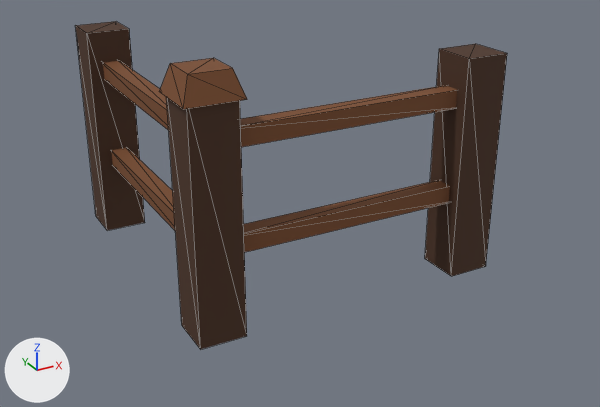
One commit to the glTF model assets/facilities/fence_wood_rail_corner.glb: the scene before it, then after it.
Rendered twice from a 50 mm camera at (-1.86, -3.63, 2.01) aimed at (0.04, -0.18, 0.28). Arrows for +X, +Y and +Z are at lower left; the lights stay in place. The picture after the commit comes second. Mesh edges are drawn as thin lines. Vertices at exactly the same position are counted once.

In view in the first picture: 'SM_facilities_fence_wood_rail_corner'.
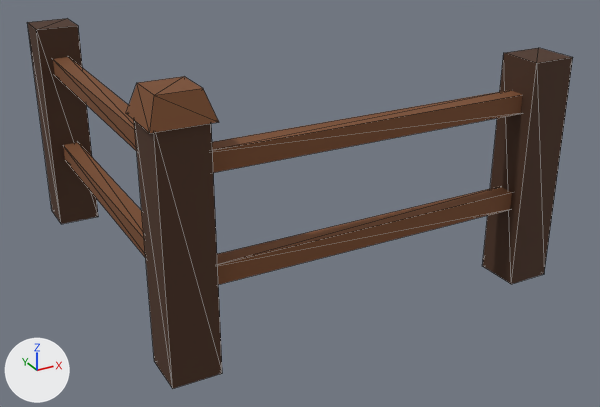
Where the change shows, as pixel boxes [x1, y1, x2, y2] in the pictures (600 x 407 px; the box of a moved part takes in the faces that stretch with it):
'SM_facilities_fence_wood_rail_corner', reshaped (26% wider, 12% taller)
    before: [75, 21, 507, 349]
    after: [27, 19, 573, 388]
part 1 of me_sm_facilities_fence_wood_rail_corner, moved or reshaped
    before: [167, 98, 247, 349]
    after: [134, 121, 222, 388]
part 2 of me_sm_facilities_fence_wood_rail_corner, moved or reshaped
    before: [159, 58, 247, 109]
    after: [126, 76, 219, 133]
part 3 of me_sm_facilities_fence_wood_rail_corner, moved or reshaped
    before: [425, 44, 507, 276]
    after: [482, 48, 573, 284]
part 4 of me_sm_facilities_fence_wood_rail_corner, moved or reshaped
    before: [75, 21, 145, 230]
    after: [27, 19, 98, 224]
part 5 of me_sm_facilities_fence_wood_rail_corner, moved or reshaped
    before: [244, 180, 450, 252]
    after: [217, 186, 512, 285]
part 6 of me_sm_facilities_fence_wood_rail_corner, moved or reshaped
    before: [111, 148, 175, 230]
    after: [63, 142, 145, 257]
part 7 of me_sm_facilities_fence_wood_rail_corner, moved or reshaped
    before: [240, 85, 457, 147]
    after: [212, 90, 523, 173]
part 8 of me_sm_facilities_fence_wood_rail_corner, moved or reshaped
    before: [103, 61, 169, 130]
    after: [53, 57, 137, 151]

The edits, one by one:
me_sm_facilities_fence_wood_rail_corner is used by ob_sm_facilities_fence_wood_rail_corner; location (0.0, 0.0, 0.0).
me_sm_facilities_fence_wood_rail_corner had 64 vertices, 96 faces and spanned x -0.8..0.8, y -0.8..0.8, z 0.0..1.2.
me_sm_facilities_fence_wood_rail_corner now has 64 vertices, 96 faces and spans x -1.0..1.0, y -1.0..1.0, z 0.0..1.2.
me_sm_facilities_fence_wood_rail_corner part 1: the loose piece of 8 vertices spanning x -0.77..-0.55, y -0.77..-0.55, z 0.0..1.1 is moved by (-0.21, -0.21, 0.0).
me_sm_facilities_fence_wood_rail_corner part 2: the loose piece of 8 vertices spanning x -0.8..-0.53, y -0.8..-0.53, z 1.08..1.2 is moved by (-0.21, -0.21, 0.0).
me_sm_facilities_fence_wood_rail_corner part 3: the loose piece of 8 vertices spanning x 0.58..0.8, y -0.77..-0.55, z 0.0..1.1 is moved by (0.21, -0.21, 0.0).
me_sm_facilities_fence_wood_rail_corner part 4: the loose piece of 8 vertices spanning x -0.77..-0.55, y 0.58..0.8, z 0.0..1.1 is moved by (-0.21, 0.21, 0.0).
me_sm_facilities_fence_wood_rail_corner part 5: the loose piece of 8 vertices spanning x -0.65..0.67, y -0.71..-0.62, z 0.38..0.46 is scaled about its middle by (1.31, 0.979, 1), then moved by (0.0, -0.21, 0.0).
me_sm_facilities_fence_wood_rail_corner part 6: the loose piece of 8 vertices spanning x -0.71..-0.62, y -0.65..0.67, z 0.38..0.46 is scaled about its middle by (0.979, 1.31, 1), then moved by (-0.21, 0.0, 0.0).
me_sm_facilities_fence_wood_rail_corner part 7: the loose piece of 8 vertices spanning x -0.65..0.67, y -0.71..-0.62, z 0.85..0.94 is scaled about its middle by (1.31, 0.979, 1), then moved by (0.0, -0.21, 0.0).
me_sm_facilities_fence_wood_rail_corner part 8: the loose piece of 8 vertices spanning x -0.71..-0.62, y -0.65..0.67, z 0.85..0.94 is scaled about its middle by (0.979, 1.31, 1), then moved by (-0.21, 0.0, 0.0).
